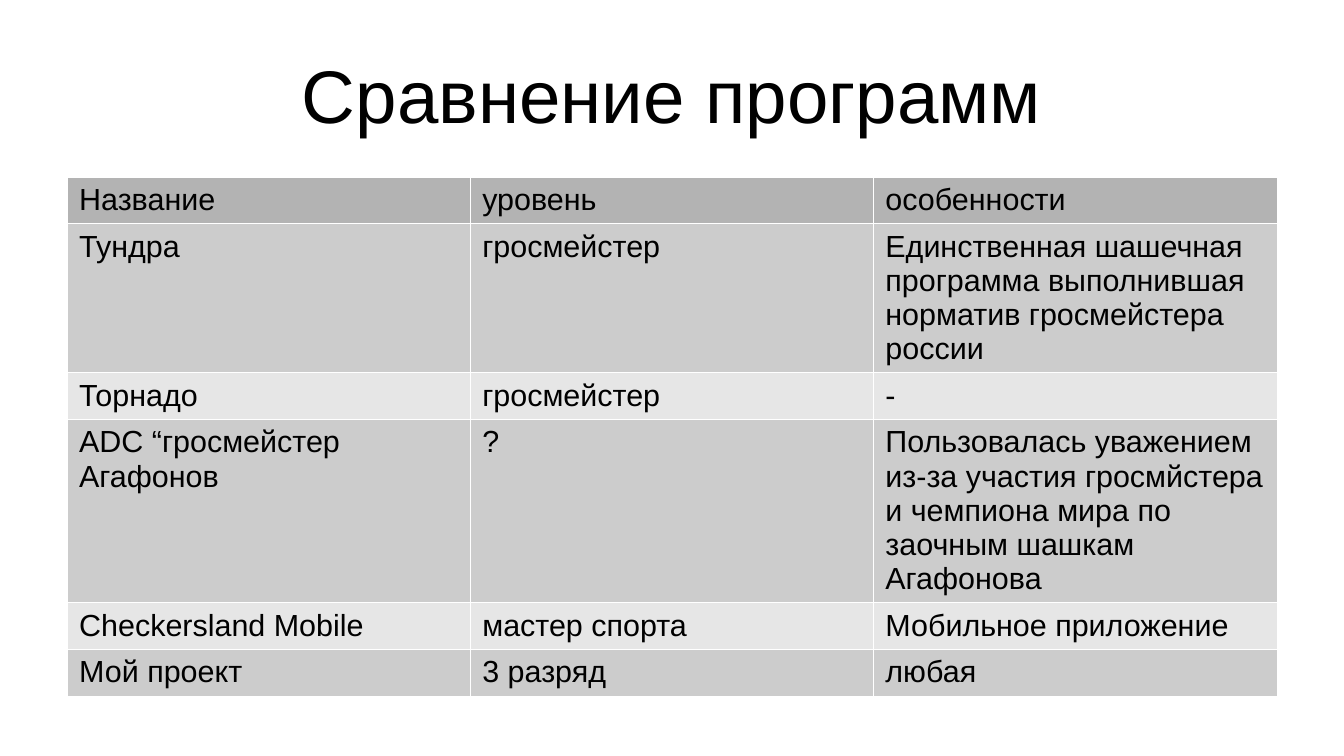
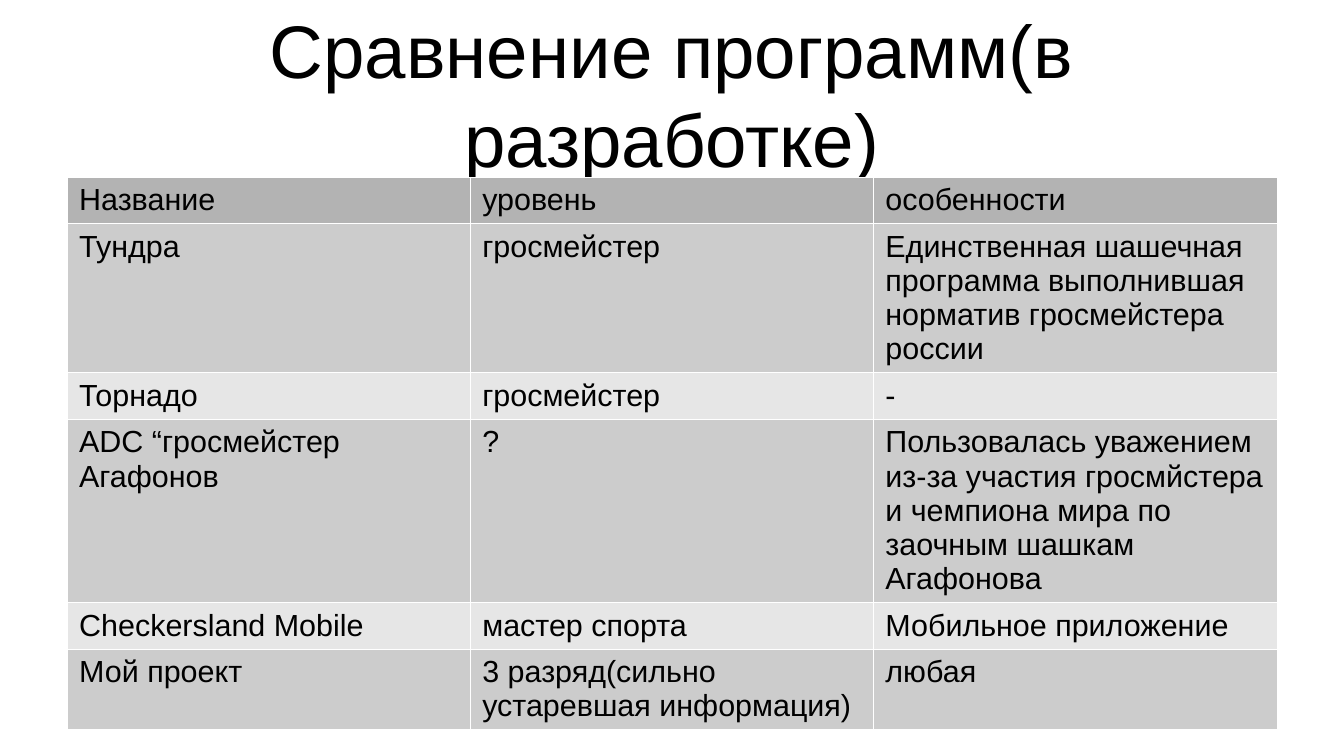
Before and after one commit to iv4n-t3a/checkers-engine, a slide deck: slide 10 of doc/presentation-pptx-edition.pptx. Drawn at 1344x756 pixels with LibreOffice and Linux fonts; fonts in the diff are those of the drawing. Boxes give left, top, right and bottom in pixels: in the first picture for what was removed or moved away, otherwise in the second. Text is boxed around its words. In the diff, an @@ line names an element or a change of style, - is before the commit and + after.

```diff
--- a/doc/presentation-pptx-edition.pptx
+++ b/doc/presentation-pptx-edition.pptx
@@ text at (270, 24, 1073, 181): text changed @@
-Сравнение программ
+Сравнение программ(в разработке)
@@ table at (67, 177, 1278, 726) @@
-row 6, column 2: 3 разряд
+row 6, column 2: 3 разряд(сильно устаревшая информация)
```
Also in this commit, not shown: 5 other slides changed, 3 slides added, 1 slide removed, 7 other files.
